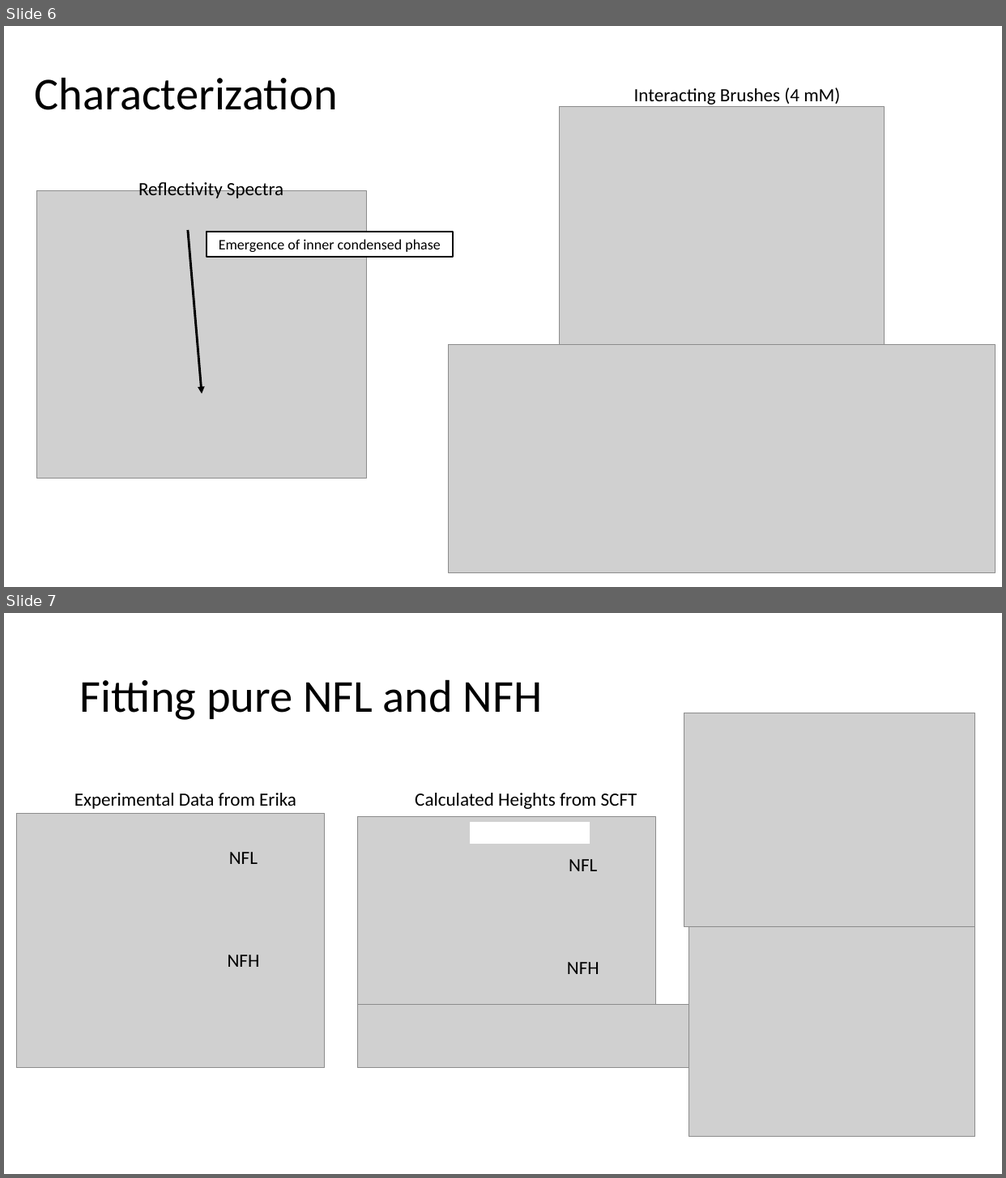
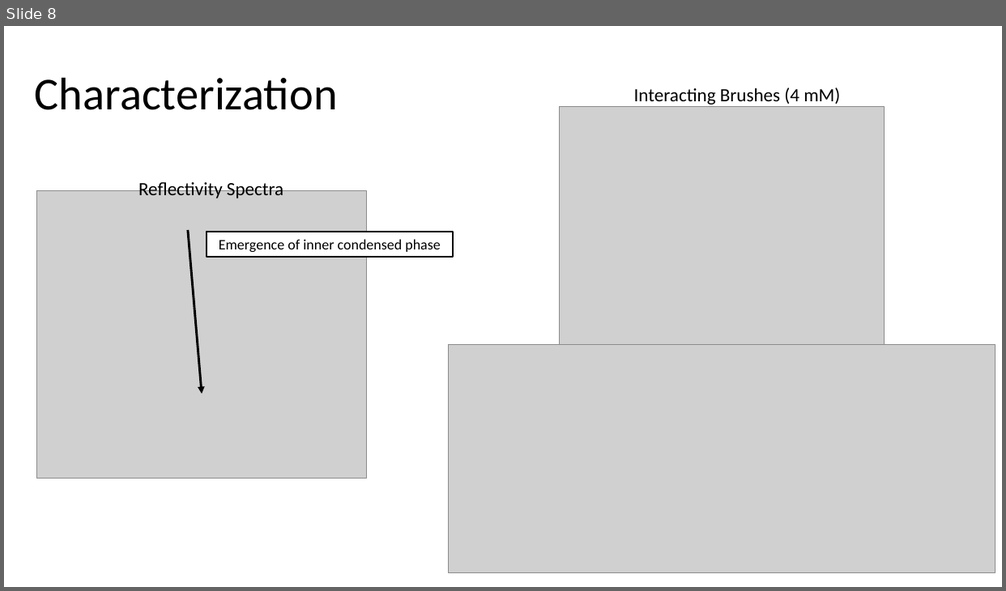
Before and after one commit to tyokokur/presentations, a slide deck: 20230515 NF Collab Update.pptx. Shown one above the other, each under a label of ours: slides 6 and 7 before the commit, slide 8 after it. The pictures are 1006x1178 and 1006x591 pixels, drawn with LibreOffice and Linux fonts; fonts in the diff are those of the drawing; grey boxes stand for pictures. Boxes give left, top, right and bottom in pixels: in the first picture for what was removed or moved away, otherwise in the second. Text is boxed around its words. In the diff, an @@ line names an element or a change of style, - is before the commit and + after.

```diff
--- a/20230515 NF Collab Update.pptx
+++ b/20230515 NF Collab Update.pptx
@@ slide 7 removed at [4, 613, 1002, 1174], background #FFFFFF @@
@@ title removed at [80, 679, 543, 720] @@
-Fitting pure NFL and NFH
@@ picture removed at [684, 713, 976, 926] @@
@@ picture removed at [689, 926, 975, 1137] @@
@@ group removed at [17, 793, 325, 1067]: 3 texts, 1 picture @@
-Experimental Data from Erika
-NFL
-NFH
@@ group removed at [357, 793, 733, 1068]: 3 texts, 2 pictures, 1 rectangle @@
-Calculated Heights from SCFT
-NFL
-NFH
@@ what was slide 6 is now slide 8 @@
```
Also in this commit, not shown: 2 slides changed, 1 slide added, 2 other slides removed.
